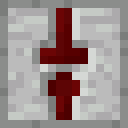
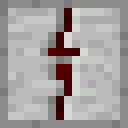
The second (128, 128) image is a revision of the first. Changes to its layers:
painted on "Background" over (x1=32, y1=8, x2=96, y2=120)
